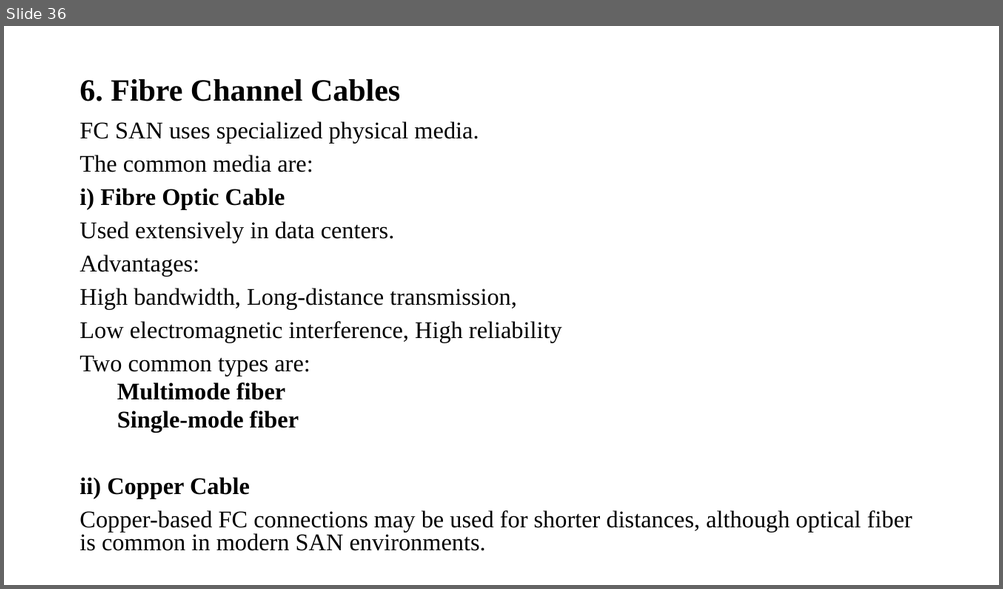
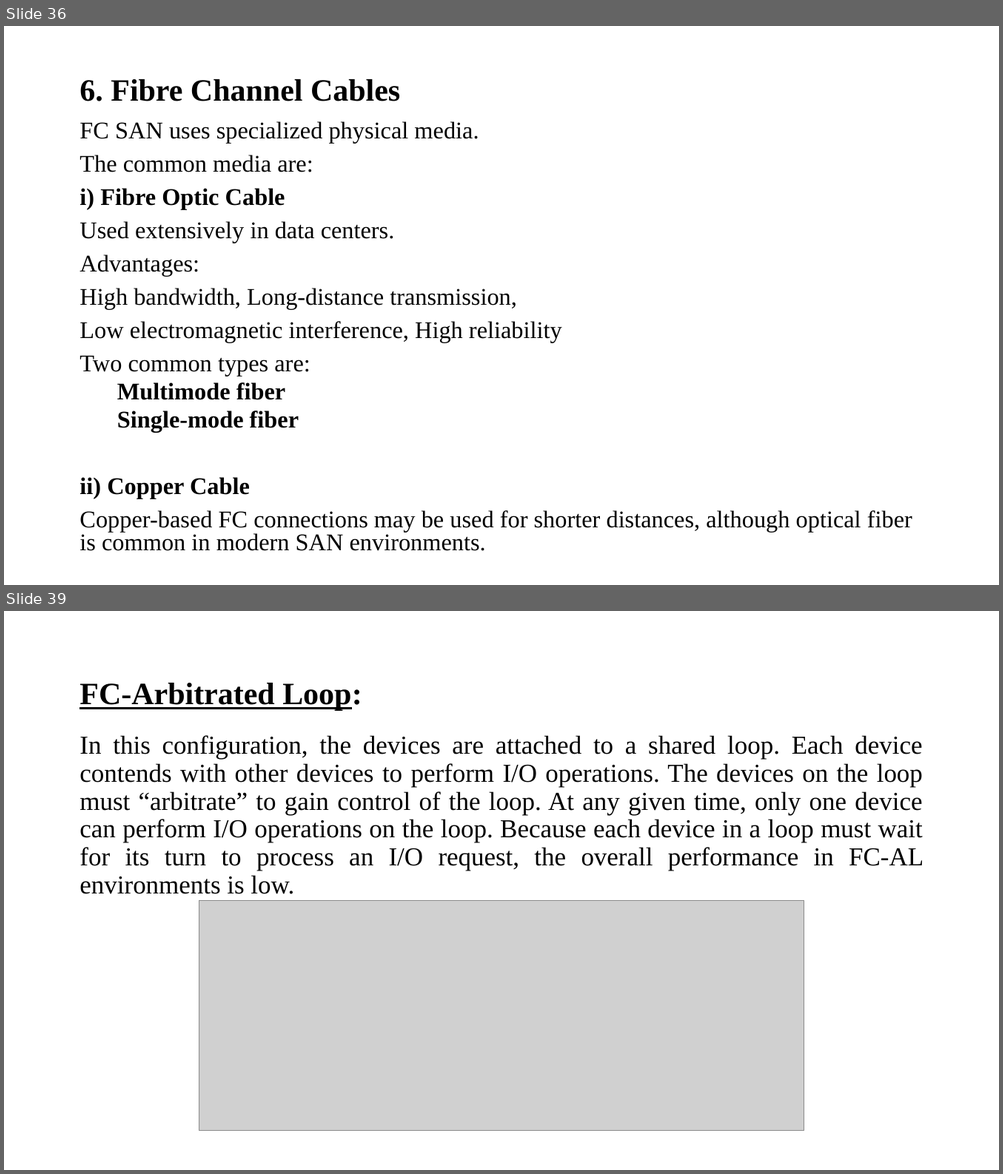
Before and after one commit to kittyboy06/Clg, a slide deck: 5th Sem/Storage Tech/UNIT 3.pptx. Shown one above the other, each under a label of ours: slide 36 before the commit, slides 36 and 39 after it; the slides between them are not shown. The pictures are 1003x589 and 1003x1174 pixels, drawn with LibreOffice and Linux fonts; fonts in the diff are those of the drawing; grey boxes stand for pictures. Boxes give left, top, right and bottom in pixels: in the first picture for what was removed or moved away, otherwise in the second. Text is boxed around its words. In the diff, an @@ line names an element or a change of style, - is before the commit and + after.

```diff
--- a/5th Sem/Storage Tech/UNIT 3.pptx
+++ b/5th Sem/Storage Tech/UNIT 3.pptx
@@ slide 39 added at (4,611,999,1170), background #FFFFFF @@
@@ title added at (79,683,362,710), 30 pt, text #000000, bold, underline @@
+FC-Arbitrated Loop:
@@ text added at (79,735,923,894), 25 pt, text #000000 @@
+In this configuration, the devices are attached to a shared loop. Each device contends with other devices to perform I/O operations. The devices on the loop must “arbitrate” to gain control of the loop. At any given time, only one device can perform I/O operations on the loop. Because each device in a loop must wait for its turn to process an I/O request, the overall performance in FC-AL environments is low.
@@ picture added at (199,900,804,1130) @@
```
Also in this commit, not shown: 12 slides changed, 46 other slides added, 21 other files.
